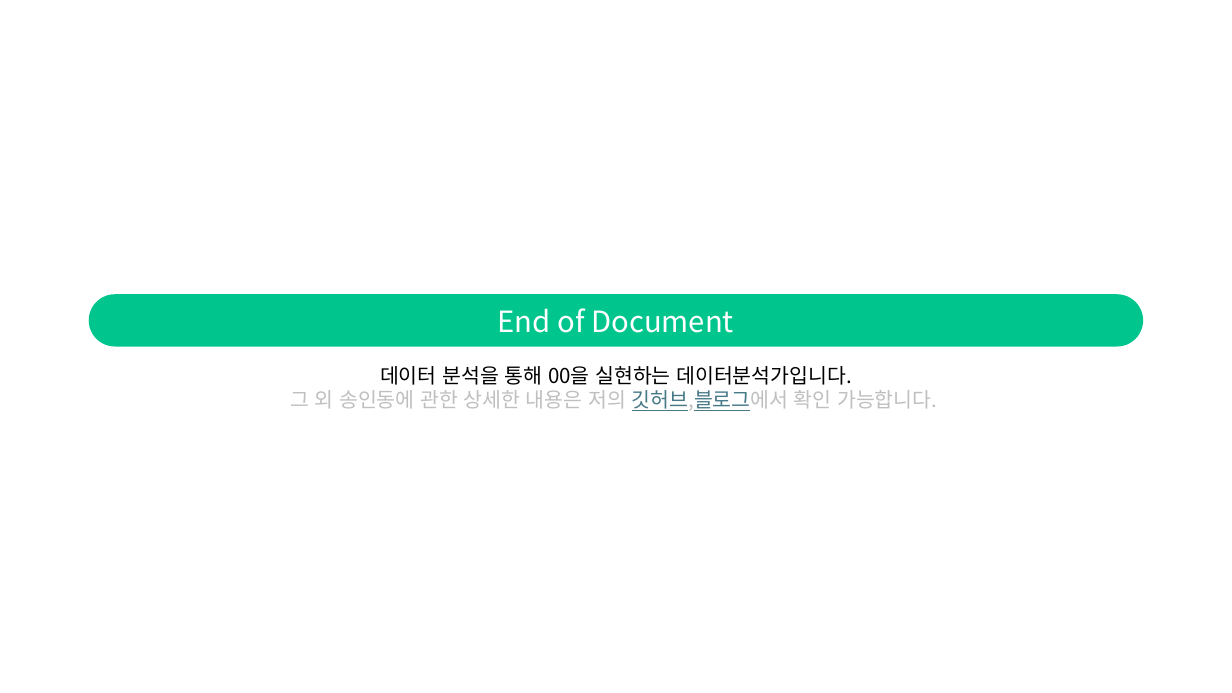
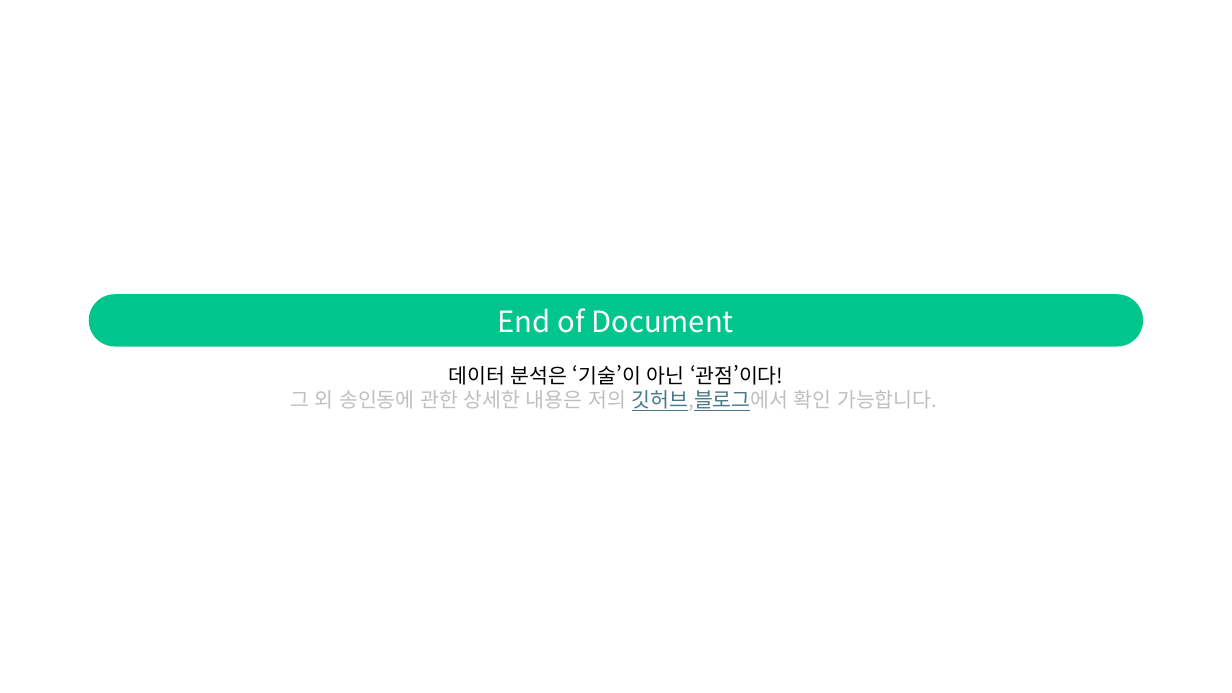
Before and after one commit to Indongspace/Data-Science-Study, a slide deck: slide 20 of 송인동-포트폴리오-신입용.pptx. Drawn at 1232x693 pixels with LibreOffice and Linux fonts; fonts in the diff are those of the drawing. Boxes give left, top, right and bottom in pixels: in the first picture for what was removed or moved away, otherwise in the second. Text is boxed around its words. In the diff, an @@ line names an element or a change of style, - is before the commit and + after.

Commit message:
update portfolio

```diff
--- a/송인동-포트폴리오-신입용.pptx
+++ b/송인동-포트폴리오-신입용.pptx
@@ text at (x1=448, y1=365, x2=784, y2=385): text changed @@
-데이터 분석을 통해 00을 실현하는 데이터분석가입니다.
+데이터 분석은 ‘기술’이 아닌 ‘관점’이다!
```
